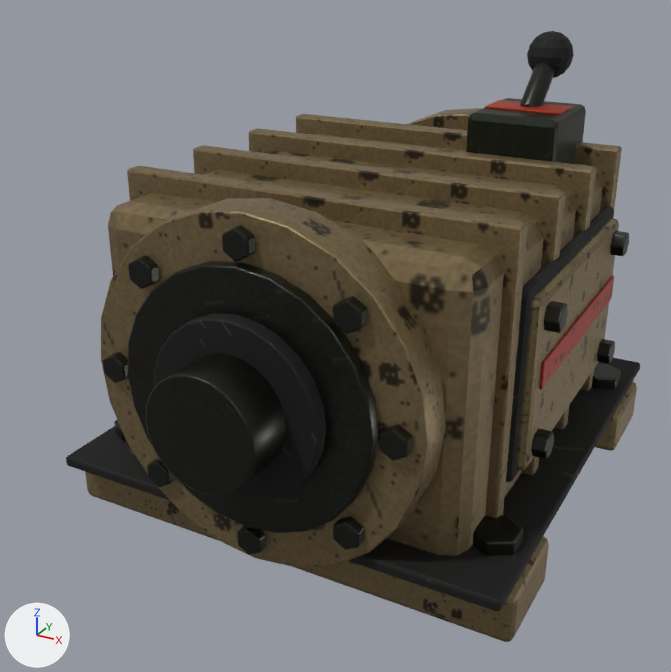
Two versions of the glTF model Plugins/DuneCompany/Content/DuneParts/glb/39_gearbox.glb, one commit apart.
One viewpoint serves both versions: a 50 mm camera at (0.426, -0.887, 0.588) aimed at (-0.03, -0.058, 0.173). Every picture has the same lights, and +X, +Y and +Z are marked at lower left. The older version comes first. Vertices at exactly the same position are counted once.

The first picture shows 'Fixed_Body'.
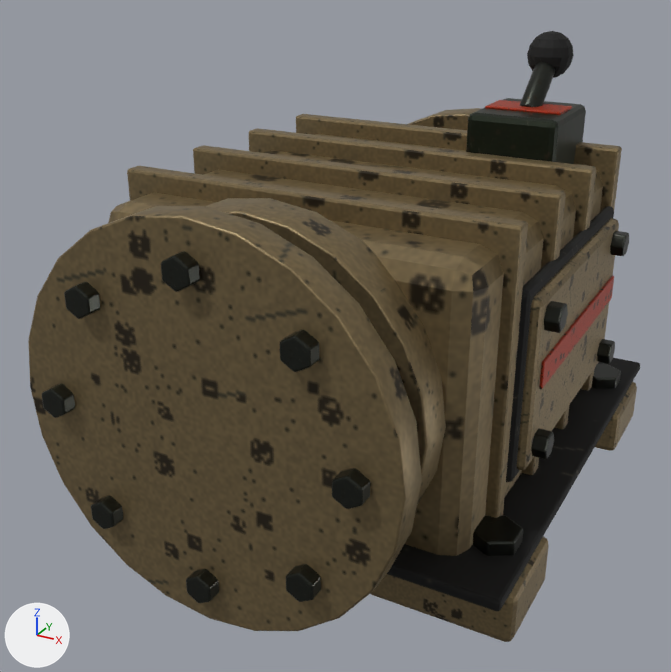
Where the newer file only moved an object's origin or applied its transform, the numbers keep the older frame.

Where the change shows, as pixel boxes (x1, y1, x2, y2) in the pictures (671 x 672 px; the box of a moved part takes in the faces that stretch with it):
'Fixed_Body', reshaped (7% wider, 11% shorter)
    before: (66, 31, 640, 642)
    after: (28, 98, 640, 642)
part 1 of me_cube, added (brown)
    after: (28, 206, 422, 631)
part 2 of me_cube, moved or reshaped
    before: (379, 424, 413, 460)
    after: (332, 468, 370, 509)
part 3 of me_cube, moved or reshaped
    before: (333, 296, 367, 334)
    after: (280, 330, 319, 372)
part 4 of me_cube, moved or reshaped
    before: (222, 225, 255, 262)
    after: (161, 251, 200, 292)
part 5 of me_cube, moved or reshaped
    before: (128, 255, 159, 289)
    after: (64, 282, 100, 319)
part 6 of me_cube, moved or reshaped
    before: (103, 352, 128, 383)
    after: (42, 383, 75, 418)
part 7 of me_cube, moved or reshaped
    before: (147, 458, 175, 487)
    after: (91, 496, 123, 529)
part 8 of me_cube, moved or reshaped
    before: (237, 526, 266, 555)
    after: (186, 569, 219, 603)
part 9 of me_cube, moved or reshaped
    before: (333, 517, 364, 550)
    after: (286, 564, 321, 602)
'Shift_Lever', unchanged, uncovered by the edit
    after: (520, 31, 574, 107)

What changed in the scene script:
```text
Change me_cube:
    used by ob_fixed_body; location = (0.0, 0.0, 0.195)
    remove me_cube.from_pydata(...)  # 4634 vertices, 9052 faces; spans x -0.25..0.25, y -0.35..0.35, z -0.195..0.286
    add me_cube.from_pydata(...)  # 4664 vertices, 9112 faces; spans x -0.25..0.25, y -0.365..0.35, z -0.195..0.212
    me_cube part 1: the loose piece of 144 vertices spanning x -0.13..0.13, y -0.286..-0.266, z -0.125..0.135 is copied, and the copy is scaled about its middle by (1.46, 1.65, 1.46), then moved by (0.0, -0.059, 0.0), in mat_ivory (picture img_ivory_weathered); it spans x -0.19..0.19, y -0.351..-0.319, z -0.185..0.195
    me_cube part 2: the loose piece of 84 vertices spanning x 0.135..0.161, y -0.285..-0.265, z -0.01..0.02 is moved by (0.0, -0.08, 0.0)
    me_cube part 3: the loose piece of 84 vertices spanning x 0.092..0.118, y -0.285..-0.265, z 0.095..0.124 is moved by (0.0, -0.08, 0.0)
    me_cube part 4: the loose piece of 84 vertices spanning x -0.013..0.013, y -0.285..-0.265, z 0.138..0.168 is moved by (0.0, -0.08, 0.0)
    me_cube part 5: the loose piece of 84 vertices spanning x -0.118..-0.092, y -0.285..-0.265, z 0.095..0.124 is moved by (0.0, -0.08, 0.0)
    me_cube part 6: the loose piece of 84 vertices spanning x -0.161..-0.135, y -0.285..-0.265, z -0.01..0.02 is moved by (0.0, -0.08, 0.0)
    me_cube part 7: the loose piece of 84 vertices spanning x -0.118..-0.092, y -0.285..-0.265, z -0.114..-0.085 is moved by (0.0, -0.08, 0.0)
    me_cube part 8: the loose piece of 84 vertices spanning x -0.013..0.013, y -0.285..-0.265, z -0.158..-0.128 is moved by (0.0, -0.08, 0.0)
    me_cube part 9: the loose piece of 84 vertices spanning x 0.092..0.118, y -0.285..-0.265, z -0.114..-0.085 is moved by (0.0, -0.08, 0.0)
    other edits to the shape of me_cube do not show in these pictures
```
